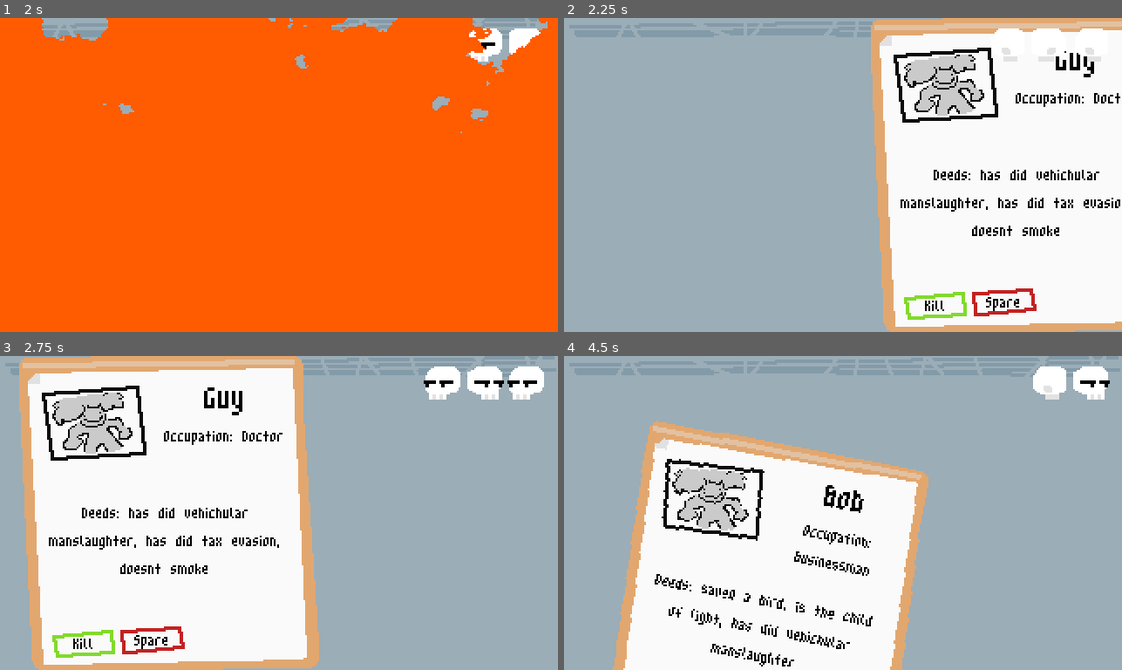
Above: before the commit, frames 1-4 (two rows, left to right).
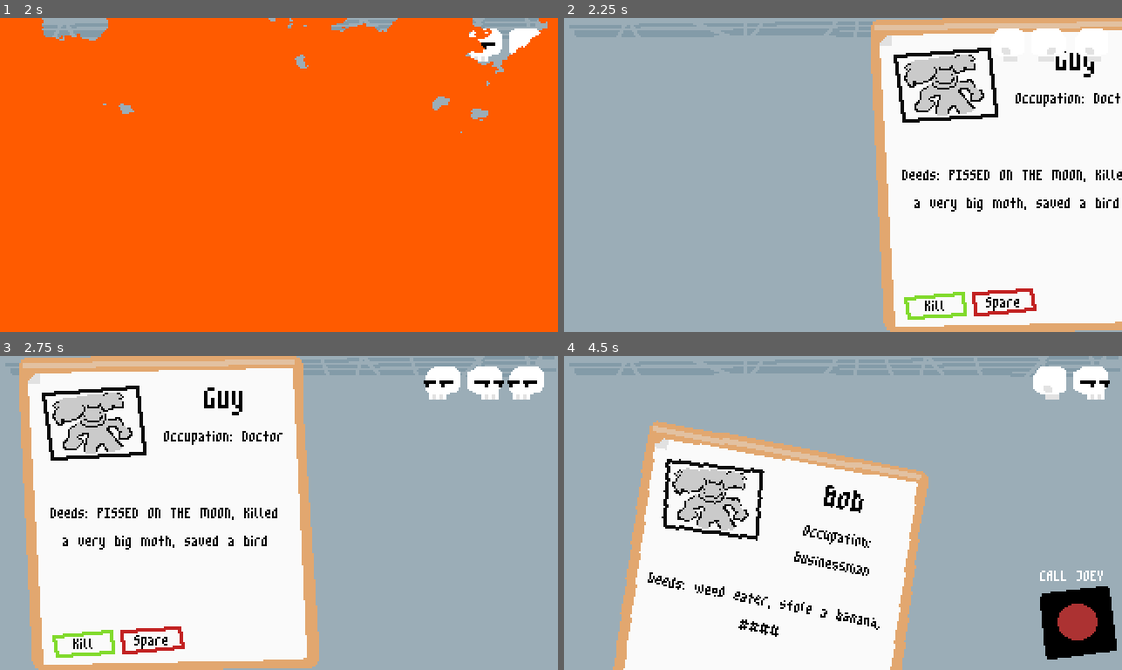
Above: after the commit, the same moments.

Repository: DTRGames/Grims-Pat
Game: Godot game, scene res://Scenes/MainMenu/main_menu.tscn
Same seed, same stepped clock (60 frames per second), same inputs: the game is played once before the commit and once after it.
Inputs (mouse positions are in pixels of both pictures, inside the frame that each line leads up to):
- Up to frame 1 (2 s): click "start" at 0.5 s; click "Easy" at 1.25 s
- Up to frame 2 (2.25 s): move the mouse to (965, 159) at 2.02 s
- Up to frame 3 (2.75 s): no input
- Up to frame 4 (4.5 s): click "Spare" at 2.75 s; move the mouse to (731, 528) at 3.52 s; click "Kill" at 4.25 s

Frame 1 is identical in both runs. In frame 2, 1.4% of the frame differs, in the area x 60-100%, y 48-70%; in frame 3, 1.5%; in frame 4, 4.0%, in the area x 15-100%, y 68-99%.

Commit message:
remove bully maguire

Diff:
--- a/Scenes/Levels/control.gd
+++ b/Scenes/Levels/control.gd
@@ -106,9 +106,6 @@
 	},
 	"weed eater": {
 		"value": 2,
-	},
-	"put some dirt in your eyes": {
-		"value": -1,
 	}
 }
 
